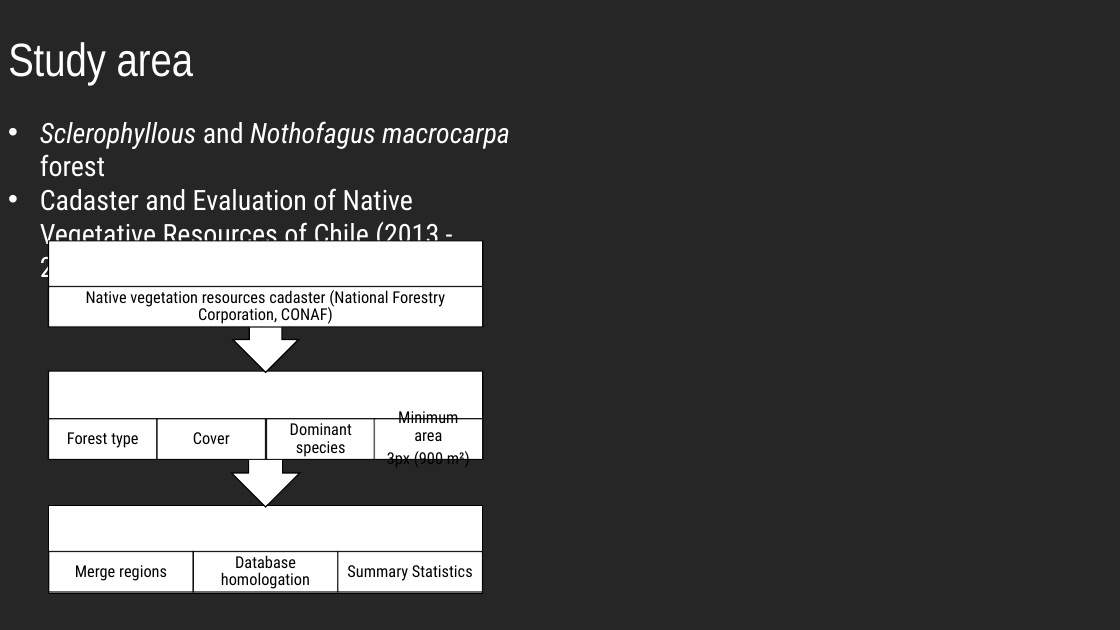
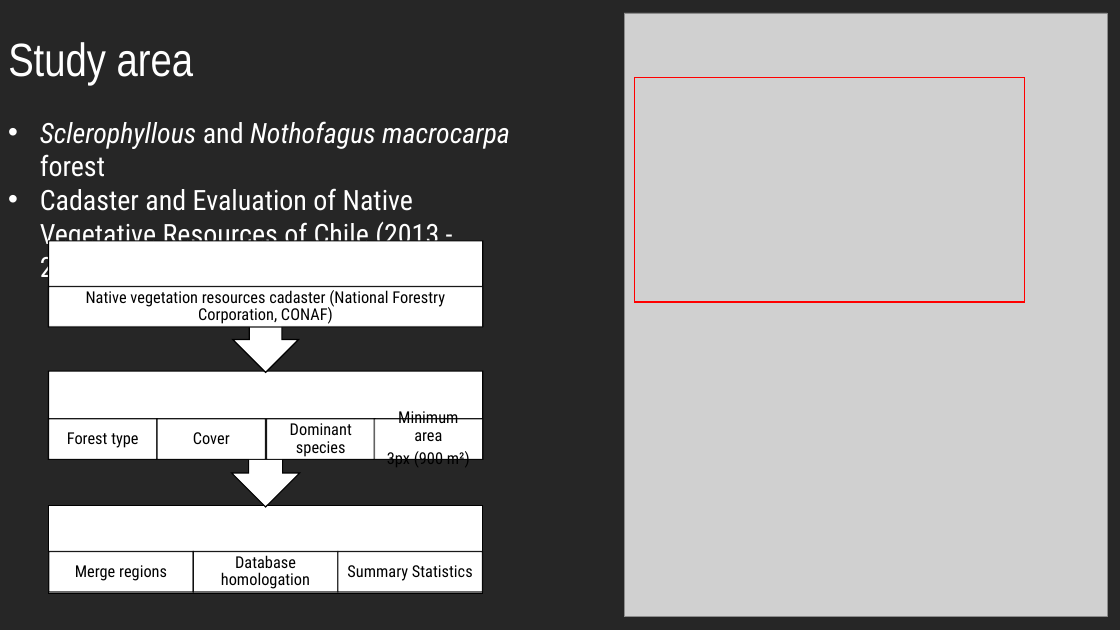
Before and after one commit to JoseLastra/mte_disturbances, a slide deck: slide 2 of ppt_graphics/01_dist_Chp1_JoseLastra_general_progress_20241003.pptx. Drawn at 1120x630 pixels with LibreOffice and Linux fonts; fonts in the diff are those of the drawing; grey boxes stand for pictures. Boxes give left, top, right and bottom in pixels: in the first picture for what was removed or moved away, otherwise in the second. Text is boxed around its words. In the diff, an @@ line names an element or a change of style, - is before the commit and + after.

Commit message:
updated

```diff
--- a/ppt_graphics/01_dist_Chp1_JoseLastra_general_progress_20241003.pptx
+++ b/ppt_graphics/01_dist_Chp1_JoseLastra_general_progress_20241003.pptx
@@ picture added at [624,13,1107,618] @@
@@ rectangle added at [634,77,1024,302], outline #FF0000 1 pt @@
```
